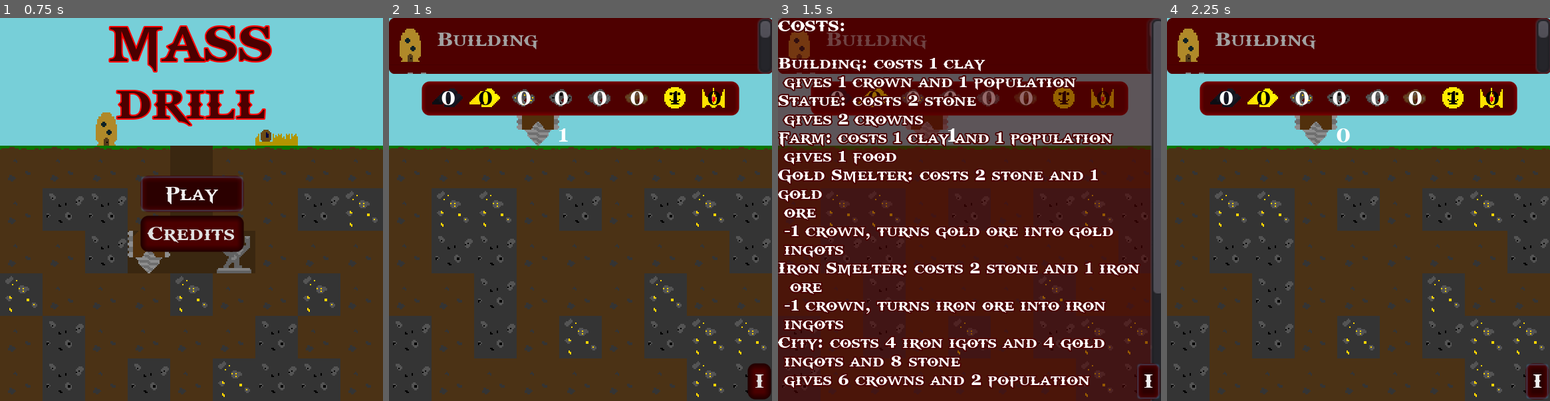
Above: before the commit, frames 1-4 (left to right).
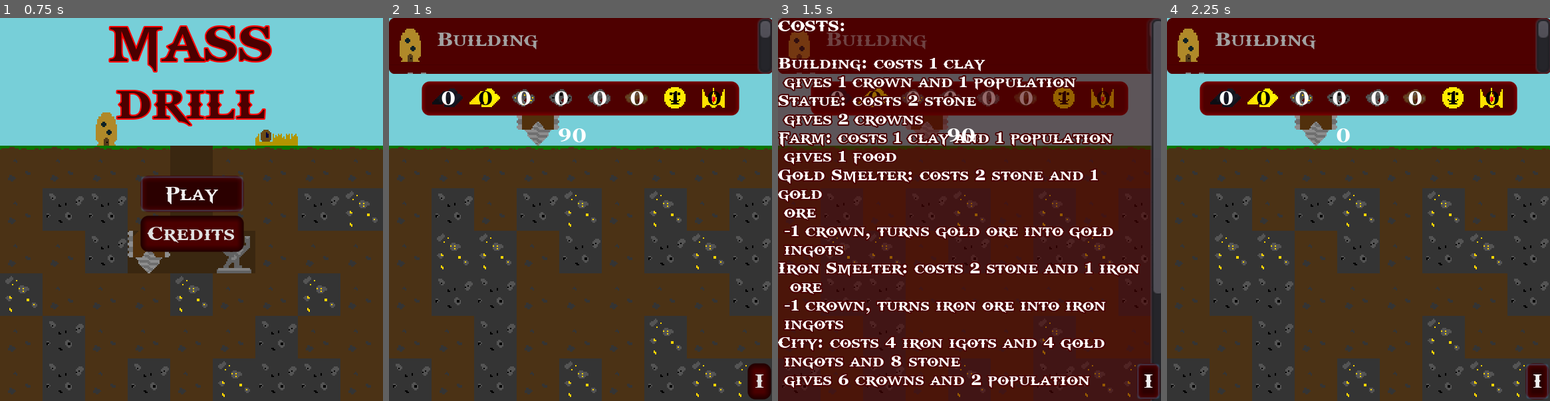
Above: after the commit, the same moments.

Repository: the-alex-g/LD48
Game: Godot game, scene res://Main/MainMenu.tscn
The game is run twice, just before and just after one commit, with the same random seed, the same clock (stepped at 60 frames per second) and the same inputs.
Inputs:
- Up to frame 1 (0.75 s): click "Play" at 0.5 s
- Up to frame 2 (1 s): no input
- Up to frame 3 (1.5 s): click "I" at 1.25 s
- Up to frame 4 (2.25 s): click "I" at 2 s

Frame 1 is identical in both runs. In frame 2, 21% of the frame differs, in the area x 0-100%, y 28-100%; in frame 3, 1.5%; in frame 4, 20%.

Commit message:
Add a safeguard against having fewer than 5 gold and iron

Diff:
--- a/project/Main/Main.tscn
+++ b/project/Main/Main.tscn
@@ -121,6 +121,7 @@
 }
 
 [node name="GameTimer" type="Timer" parent="."]
+wait_time = 90.0
 one_shot = true
 autostart = true
 
--- a/project/Main/TileMap.gd
+++ b/project/Main/TileMap.gd
@@ -152,17 +152,41 @@
 
 
 func generate_map(below:int = 0)->void:
-	var generation_range_x := _screensize_as_cells.x-below
+	var generation_range_x := _screensize_as_cells.x-below-1
 	var generation_range_y := _screensize_as_cells.y
 	var start_generating_at := below
+	var gold := 0
+	var iron := 0
+	# randomly generate tiles
 	for column in generation_range_x:
-		column += start_generating_at
+		column += start_generating_at+1
 		for row in generation_range_y:
 			var tile_index = randi()%GROUND_TILES.size()
 			var tile:int = GROUND_TILES[tile_index]
-			if column == start_generating_at:
-				tile = 19
+			if tile == 7:
+				gold += 1
+			elif tile == 9:
+				iron += 1
 			set_cell(row, column, tile)
+	# make sure there is at least 5 gold and 5 iron
+	while iron < 5 and gold < 5:
+		while iron < 5:
+			print("NOT ENOUGH IRON "+str(iron))
+			var x = randi()%int(generation_range_x-1)
+			x += start_generating_at+1
+			var y = randi()%9
+			set_cell(y,x,9)
+			iron += 1
+		while gold < 5:
+			print("NOT ENOUGH GOLD "+str(gold))
+			var x = randi()%int(generation_range_x-1)
+			x += start_generating_at+1
+			var y = randi()%9
+			set_cell(y,x,7)
+			gold += 1
+	# add the layer of grass tiles on top
+	for cell in generation_range_y:
+		set_cell(cell, start_generating_at, 19)
 
 
 func check_position(points:Array)->bool:
